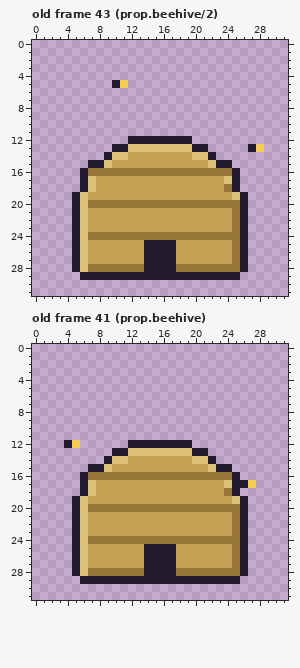
File history of a pixel-art file, assets/aseprite/props.aseprite. Above, as it was before the edit.
32x32 pixels, 90 frames. Colours within 5 levels of each other are drawn and written as one. Shown: old frame 43 (prop.beehive/2), old frame 41 (prop.beehive). The commit also changed other frames, which this record leaves out.
Once edited:
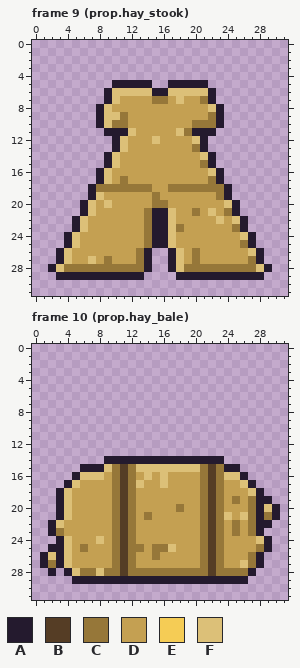
Palette (. is transparent): A #241a2e  B #553d25  C #967739  D #c4a052  E #f5cc55  F #dcc078
A new or re-ordered frame is compared with the old frame closest to it.
From old to new:
frames 90 -> 94
Changed rows in their new state; - is an unchanged pixel.
Frame 9 (prop.hay_stook) is new; against old frame 43 (prop.beehive/2):
first column x 2:
 5 ---------AAAA--AAAAA--------
 6 -------AFFFFFAAFFFFFA-------
 7 -------AFDDDDCCDFDDCA-------
 8 ------AFDDDDDDDDDDDDFA------
 9 ------AFFCDDDDDDDDDDCA------
10 ------AFCCDDDDDDDDCCCA------
11 -------AAAFDDDDDFCAAA-------
12 --------AFDDDFDDDDFA--------
13 ---------FDDDDDDDDC------..-
14 ---------D--------D---------
15 -----..AF----------CA..-----
16 ----..AFDDDDDDDDDDDDFA..----
17 ----..AF-C----------CA..----
18 ----.ACCCCCCC--CCCCCCCA.----
19 ---..AF------C-------CA..---
20 ---.AFDFDDDDD--DDDDDDDFA.---
21 ---.AF------CAAF--C-F-CA.---
22 ------------CAAF-----F-F----
23 ------------CAAFC-----------
24 --AFDDDDDDDD-AAFDDDDDDDDFA--
25 --AFD-------C--F-------DCA--
26 -AFDD------C-..-F-C----DDFA-
27 -AFDDF-C---C-..-F-C----DDCA-
28 AFCCC--------..-F-------CCFA
29 -AAA--------....--------AAA-
Frame 10 (prop.hay_bale) is new; against old frame 41 (prop.beehive):
first column x 1:
12 ---..------........-----------
13 ---------............---------
14 ---------AAAAAAAAAAAA-A-------
15 -----A---CBCFFFFFFFFCBC-A-----
16 ----AFFFD-B-DFDFDDDD-B-FFA----
17 ---AFDD--CBCF--F----CBCDDFA---
18 --AFDDD--CBC--------CBCDDDFA--
19 --AFDD---CBC--------CBC-CDCAA-
20 --AFDDDDD-B-DDDDD-DD-B-DDDCAFA
21 --AFDD---CBC-C------CBCFDFCACA
22 -AFDDD---CBC--------CBC--DCAA-
23 -ACDDD---CBC--------CBC--DCA--
24 --AFDDDFD-B-DDDDDDDD-B-DDDDFA-
25 -AAFDC---CBCCDCCF---CBC-DDDCA-
26 AFAFDD---CBC-DCDD---CBC-DDCA--
27 ACAFDD---CBC-DDDD---CBC-DFCA--
28 -A-AFC-F--B--CCCC----B---CA---
29 ----A--------------------A----
Boxes around the changes in both pictures, in picture pixels (x1, y1, x2, y2):
changed: (48, 80, 272, 280)
changed: (40, 440, 280, 584)
